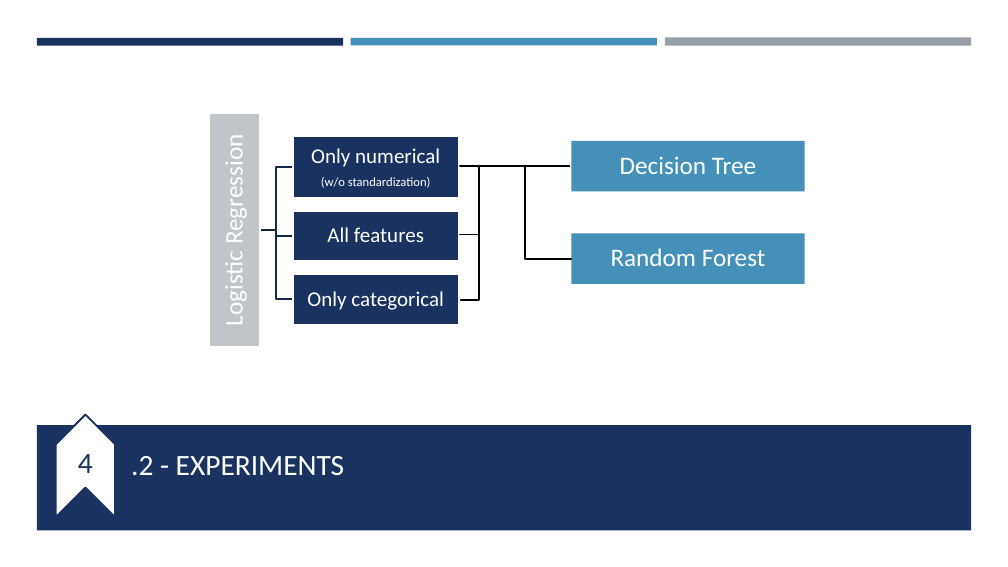
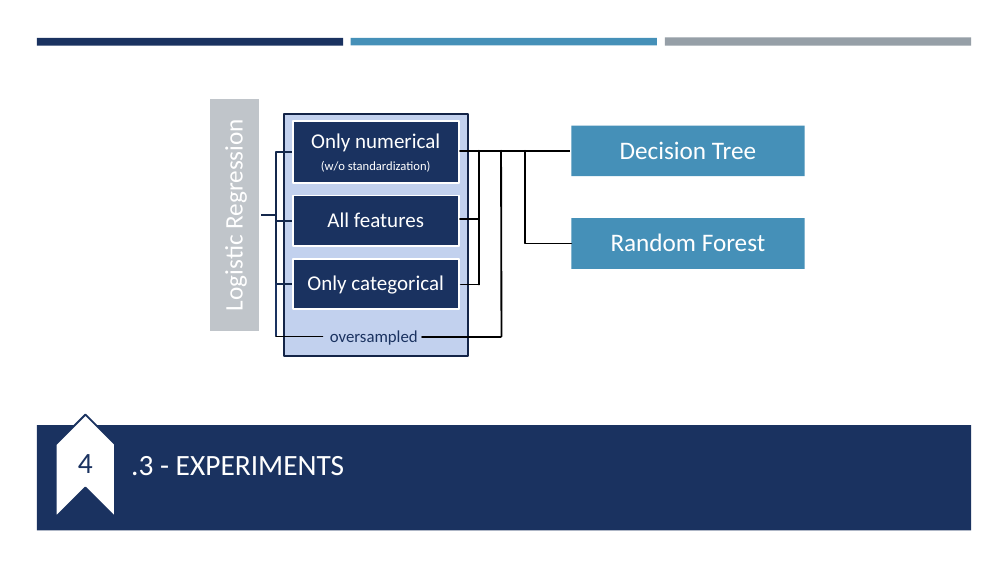
Before and after one commit to lmriccardo/fraudolent-transaction-classification, a slide deck: slide 12 of presentation/fraudolent_transaction.pptx (slide 11 before the commit). Drawn at 1008x567 pixels with LibreOffice and Linux fonts; fonts in the diff are those of the drawing. Boxes give left, top, right and bottom in pixels: in the first picture for what was removed or moved away, otherwise in the second. Text is boxed around its words. In the diff, an @@ line names an element or a change of style, - is before the commit and + after.

```diff
--- a/presentation/fraudolent_transaction.pptx
+++ b/presentation/fraudolent_transaction.pptx
@@ rectangle added at <box>284,114,468,356</box>, fill #C2D1EE, outline #132547 1.75 pt @@
@@ line added from (501, 150) to (501, 337), #000000 1.75 pt @@
@@ 8 rectangles, 5 lines, 4 texts, 3 freeform shapes, 1 elbow line: place and size @@
-8 rectangles, 5 lines, 4 texts, 3 freeform shapes, 1 elbow line at <box>209,113,805,347</box>
+8 rectangles, 5 lines, 4 texts, 3 freeform shapes, 1 elbow line at <box>209,98,805,332</box>
@@ line added from (276, 284) to (276, 336), #1A3260 1.75 pt @@
@@ line added from (276, 337) to (323, 337), #000000 1.75 pt @@
@@ text added at <box>330,330,418,345</box>, 16 pt, text #1A3260 @@
+oversampled
@@ line added from (422, 337) to (501, 337), #000000 1.75 pt @@
@@ title at <box>131,456,344,475</box>: text changed @@
-.2 - EXPERIMENTS
+.3 - EXPERIMENTS
```
Also in this commit, not shown: 1 slide added, 3 other files.
